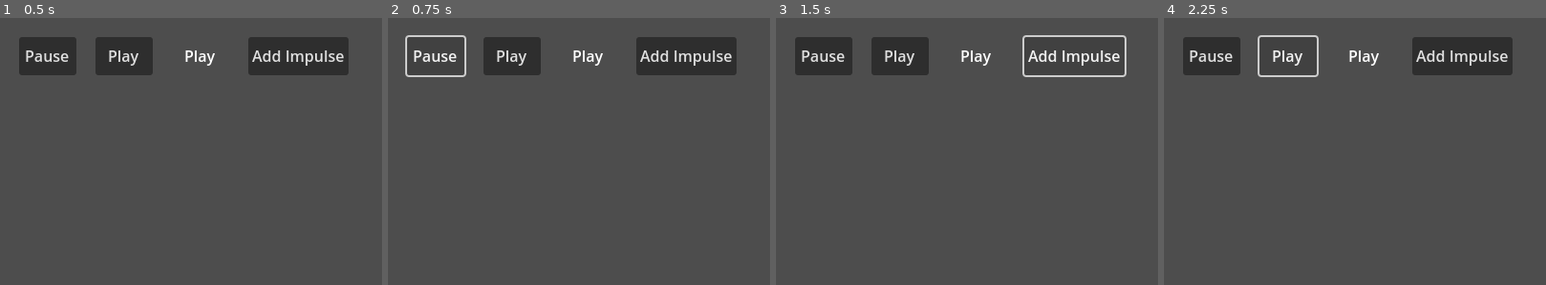
Above: before the commit, frames 1-4 (left to right).
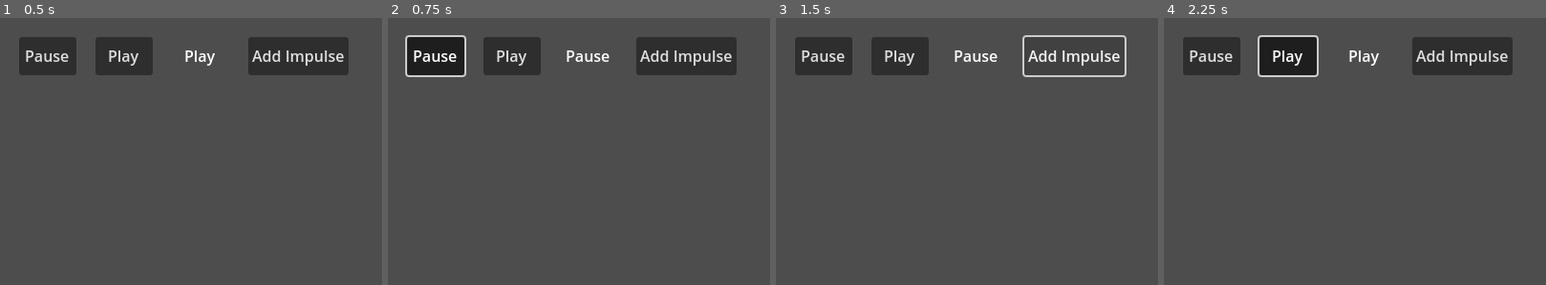
Above: after the commit, the same moments.

Repository: aquaerujan/Godot-Basics
Game: Godot game, scene res://Sample/Sample_6.tscn
The game is run twice, just before and just after one commit, with the same random seed, the same clock (stepped at 60 frames per second) and the same inputs. The project has no main scene, so this scene is started directly.
Inputs:
- Up to frame 1 (0.5 s): no input
- Up to frame 2 (0.75 s): click "Pause" at 0.5 s
- Up to frame 3 (1.5 s): click "Add Impulse" at 1.25 s
- Up to frame 4 (2.25 s): click "Play" at 2 s
The pictures show only the part of the screen within x 0-50%, y 0-50%; the shares and areas given below are measured in that part.

Frame 1 is identical in both runs. In frame 2, 2.2% of the frame differs, in the area x 5-58%, y 7-22%; in frame 3, 0.3%; in frame 4, 2.0%.

Commit message:
finish 1.0

Diff:
--- a/Pausing Game/Sample/Sample_1.tscn
+++ b/Pausing Game/Sample/Sample_1.tscn
@@ -10,5 +10,10 @@
 
 [node name="Menu" parent="." instance=ExtResource("2_4jrih")]
 
+[node name="Play_Button" parent="Menu" index="1"]
+process_mode = 2
+
 [node name="Ball" parent="." instance=ExtResource("3_6ro56")]
 position = Vector2(40, 280)
+
+[editable path="Menu"]
--- a/Pausing Game/Sample/Sample_2.tscn
+++ b/Pausing Game/Sample/Sample_2.tscn
@@ -13,9 +13,11 @@
 [node name="Ball_Container" type="Node2D" parent="."]
 
 [node name="Ball_Always" parent="Ball_Container" instance=ExtResource("3_tsqia")]
+process_mode = 3
 position = Vector2(40, 160)
 
 [node name="Ball_Disabled" parent="Ball_Container" instance=ExtResource("3_tsqia")]
+process_mode = 4
 position = Vector2(40, 260)
 
 [node name="Labels" type="Control" parent="Ball_Container"]
--- a/Pausing Game/Sample/Sample_3.tscn
+++ b/Pausing Game/Sample/Sample_3.tscn
@@ -5,6 +5,7 @@
 [ext_resource type="PackedScene" uid="uid://fmncuy24onsf" path="res://ball.tscn" id="3_vpxch"]
 
 [node name="Sample_3" type="Node2D"]
+process_mode = 3
 
 [node name="Wall" parent="." instance=ExtResource("1_ovbvc")]
 
@@ -16,9 +17,11 @@
 position = Vector2(40, 160)
 
 [node name="Ball_Pausable" parent="Ball_Container" instance=ExtResource("3_vpxch")]
+process_mode = 1
 position = Vector2(40, 260)
 
 [node name="Ball_When_Pause" parent="Ball_Container" instance=ExtResource("3_vpxch")]
+process_mode = 2
 position = Vector2(40, 360)
 
 [node name="Labels" type="Control" parent="Ball_Container"]
--- /dev/null
+++ b/Pausing Game/Sample/Sample_4.gd
@@ -0,0 +1,4 @@
+extends Node2D
+
+func _on_delete_ball_button_down():
+	$Ball.queue_free()
--- a/Pausing Game/Sample/Sample_4.tscn
+++ b/Pausing Game/Sample/Sample_4.tscn
@@ -1,16 +1,19 @@
-[gd_scene load_steps=4 format=3 uid="uid://crss7m6vtfosj"]
+[gd_scene load_steps=5 format=3 uid="uid://crss7m6vtfosj"]
 
 [ext_resource type="PackedScene" uid="uid://chye8meujyb8" path="res://wall.tscn" id="1_7rv4x"]
+[ext_resource type="Script" path="res://Sample/Sample_4.gd" id="1_ckivt"]
 [ext_resource type="PackedScene" uid="uid://bhgkd1umpokvr" path="res://menu.tscn" id="2_ajqeh"]
 [ext_resource type="PackedScene" uid="uid://fmncuy24onsf" path="res://ball.tscn" id="3_mkcre"]
 
 [node name="Sample_4_signal" type="Node2D"]
+script = ExtResource("1_ckivt")
 
 [node name="Wall" parent="." instance=ExtResource("1_7rv4x")]
 
 [node name="Menu" parent="." instance=ExtResource("2_ajqeh")]
 
 [node name="Delete_Ball" type="Button" parent="Menu"]
+process_mode = 3
 layout_mode = 0
 offset_left = 260.0
 offset_top = 20.0
@@ -21,4 +24,6 @@
 [node name="Ball" parent="." instance=ExtResource("3_mkcre")]
 position = Vector2(40, 280)
 
+[connection signal="button_down" from="Menu/Delete_Ball" to="." method="_on_delete_ball_button_down"]
+
 [editable path="Menu"]
--- /dev/null
+++ b/Pausing Game/Sample/Sample_6.gd
@@ -0,0 +1,9 @@
+extends Node2D
+
+func _on_detect_ball_body_entered(body):
+	print(body)
+
+
+func _on_add_impulse_button_down():
+	$Ball_Rigid.apply_central_impulse(Vector2.UP * 500)
+	print("add_imnpulse")
--- a/Pausing Game/Sample/Sample_6.tscn
+++ b/Pausing Game/Sample/Sample_6.tscn
@@ -1,6 +1,7 @@
-[gd_scene load_steps=6 format=3 uid="uid://ybacalyqojc0"]
+[gd_scene load_steps=7 format=3 uid="uid://ybacalyqojc0"]
 
 [ext_resource type="PackedScene" uid="uid://chye8meujyb8" path="res://wall.tscn" id="1_6jh1r"]
+[ext_resource type="Script" path="res://Sample/Sample_6.gd" id="1_uyh4a"]
 [ext_resource type="PackedScene" uid="uid://bhgkd1umpokvr" path="res://menu.tscn" id="2_k1i2a"]
 [ext_resource type="PackedScene" uid="uid://fmncuy24onsf" path="res://ball.tscn" id="3_i0eup"]
 [ext_resource type="PackedScene" uid="uid://bgl3syeratfkh" path="res://ball_rigid.tscn" id="4_tpwiq"]
@@ -9,12 +10,14 @@
 size = Vector2(100, 100)
 
 [node name="Sample_6_physics" type="Node2D"]
+script = ExtResource("1_uyh4a")
 
 [node name="Wall" parent="." instance=ExtResource("1_6jh1r")]
 
 [node name="Menu" parent="." instance=ExtResource("2_k1i2a")]
 
 [node name="Add_Impulse" type="Button" parent="Menu"]
+process_mode = 3
 layout_mode = 0
 offset_left = 260.0
 offset_top = 20.0
@@ -23,12 +26,15 @@
 text = "Add Impulse"
 
 [node name="Ball_Always" parent="." instance=ExtResource("3_i0eup")]
+process_mode = 4
 position = Vector2(64, 192)
 
 [node name="Ball_Rigid" parent="." instance=ExtResource("4_tpwiq")]
+process_mode = 3
 position = Vector2(64, 384)
 
 [node name="Detect_Ball" type="Area2D" parent="."]
+process_mode = 4
 position = Vector2(400, 192)
 metadata/_edit_group_ = true
 
@@ -36,4 +42,7 @@
 shape = SubResource("RectangleShape2D_yv22o")
 debug_color = Color(0.239216, 0.635294, 0, 0.419608)
 
+[connection signal="button_down" from="Menu/Add_Impulse" to="." method="_on_add_impulse_button_down"]
+[connection signal="body_entered" from="Detect_Ball" to="." method="_on_detect_ball_body_entered"]
+
 [editable path="Menu"]
--- /dev/null
+++ b/Pausing Game/Sample/Sample_7.tscn
@@ -0,0 +1,78 @@
+[gd_scene load_steps=4 format=3 uid="uid://ca4xaweqefjs8"]
+
+[ext_resource type="PackedScene" uid="uid://chye8meujyb8" path="res://wall.tscn" id="1_l3g5h"]
+[ext_resource type="PackedScene" uid="uid://bhgkd1umpokvr" path="res://menu.tscn" id="2_tj7im"]
+[ext_resource type="PackedScene" uid="uid://fmncuy24onsf" path="res://ball.tscn" id="3_hfeci"]
+
+[node name="Sample_7_Conclusion" type="Node2D"]
+
+[node name="Wall" parent="." instance=ExtResource("1_l3g5h")]
+
+[node name="Menu" parent="." instance=ExtResource("2_tj7im")]
+
+[node name="Ball_Container" type="Node2D" parent="."]
+
+[node name="Ball_Inherit" parent="Ball_Container" instance=ExtResource("3_hfeci")]
+position = Vector2(48, 144)
+
+[node name="Ball_Pausable" parent="Ball_Container" instance=ExtResource("3_hfeci")]
+process_mode = 1
+position = Vector2(48, 224)
+
+[node name="Ball_When_Paused" parent="Ball_Container" instance=ExtResource("3_hfeci")]
+process_mode = 2
+position = Vector2(48, 304)
+
+[node name="Ball_Always" parent="Ball_Container" instance=ExtResource("3_hfeci")]
+process_mode = 3
+position = Vector2(48, 384)
+
+[node name="Ball_Disabled" parent="Ball_Container" instance=ExtResource("3_hfeci")]
+process_mode = 4
+position = Vector2(48, 464)
+
+[node name="Labels" type="Control" parent="Ball_Container"]
+layout_mode = 3
+anchors_preset = 0
+offset_right = 40.0
+offset_bottom = 40.0
+
+[node name="Inherit" type="Label" parent="Ball_Container/Labels"]
+layout_mode = 0
+offset_left = 24.0
+offset_top = 96.0
+offset_right = 77.0
+offset_bottom = 122.0
+text = "Inherit"
+
+[node name="Pausable" type="Label" parent="Ball_Container/Labels"]
+layout_mode = 0
+offset_left = 24.0
+offset_top = 176.0
+offset_right = 95.0
+offset_bottom = 202.0
+text = "Pausable"
+
+[node name="When_Paused" type="Label" parent="Ball_Container/Labels"]
+layout_mode = 0
+offset_left = 24.0
+offset_top = 256.0
+offset_right = 130.0
+offset_bottom = 282.0
+text = "When Paused"
+
+[node name="Always" type="Label" parent="Ball_Container/Labels"]
+layout_mode = 0
+offset_left = 24.0
+offset_top = 336.0
+offset_right = 78.0
+offset_bottom = 362.0
+text = "Always"
+
+[node name="Disabled" type="Label" parent="Ball_Container/Labels"]
+layout_mode = 0
+offset_left = 24.0
+offset_top = 416.0
+offset_right = 91.0
+offset_bottom = 442.0
+text = "Disabled"
--- a/Pausing Game/menu.gd
+++ b/Pausing Game/menu.gd
@@ -3,7 +3,9 @@
 @onready var state_label = $State_Label
 
 func _on_pause_button_button_down():
-	pass # Replace with function body.
+	get_tree().paused = true
+	state_label.text = "Pause"
 
 func _on_play_button_button_down():
-	pass # Replace with function body.
+	get_tree().paused = false
+	state_label.text = "Play"
--- a/Pausing Game/menu.tscn
+++ b/Pausing Game/menu.tscn
@@ -18,6 +18,7 @@
 text = "Pause"
 
 [node name="Play_Button" type="Button" parent="."]
+process_mode = 2
 layout_mode = 0
 offset_left = 100.0
 offset_top = 20.0
